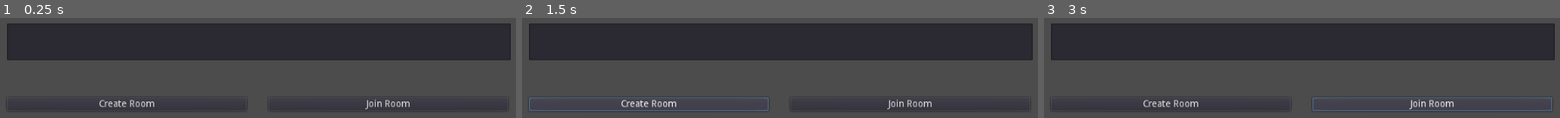
Above: before the commit, frames 1-3 (left to right).
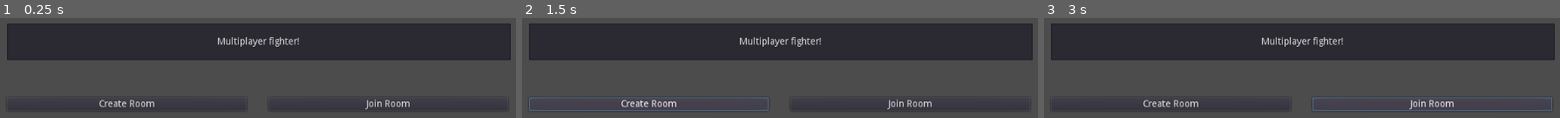
Above: after the commit, the same moments.

Repository: CodeScratcher/Multiplayer-Fighter
Game: Godot game, scene res://MainMenu.tscn
Two runs of this game, one before a commit and one after it. Both use one fixed random seed, a clock stepped at 60 frames per second and the inputs below. Before the commit the project has no main scene; this scene is started directly in both runs.
Inputs:
- Up to frame 1 (0.25 s): no input
- Up to frame 2 (1.5 s): click "Create Room" at 0.5 s; click "Create Room" at 1.25 s
- Up to frame 3 (3 s): click "Create Room" at 2 s; click "Join Room" at 2.75 s

The runs differ from the first frame. In frame 1, 0.7% of the frame differs, in the area x 42-58%, y 19-29%; in frame 2, 0.7%; in frame 3, 0.7%.

Commit message:
Added title

Diff:
--- a/MainMenu.tscn
+++ b/MainMenu.tscn
@@ -12,6 +12,8 @@
 margin_top = 371.0
 margin_right = 868.0
 margin_bottom = 425.0
+text = "Multiplayer fighter!"
+align = 1
 __meta__ = {
 "_edit_use_anchors_": false
 }
--- a/project.godot
+++ b/project.godot
@@ -16,6 +16,7 @@
 [application]
 
 config/name="Multiplayer Test"
+run/main_scene="res://MainMenu.tscn"
 config/icon="res://icon.png"
 
 [rendering]
